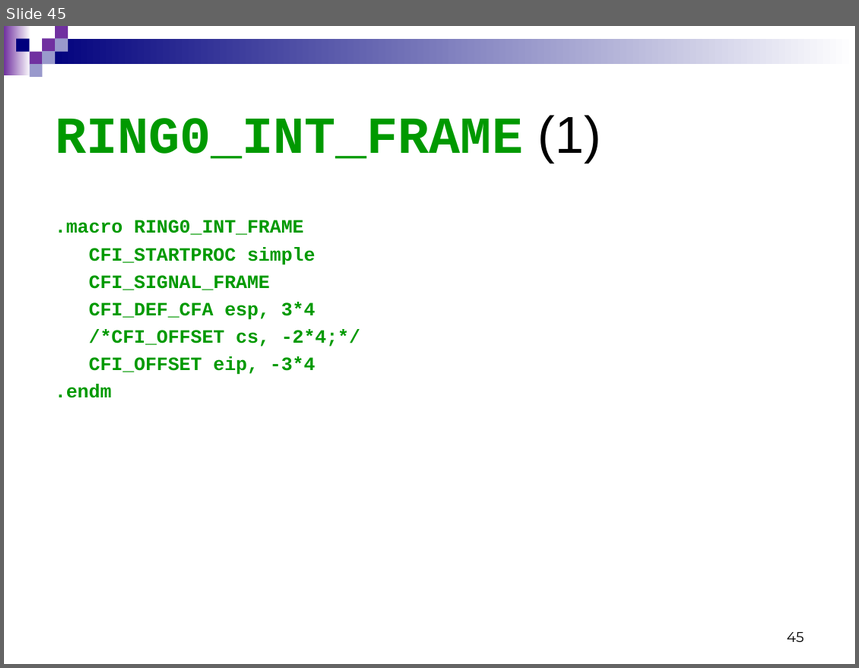
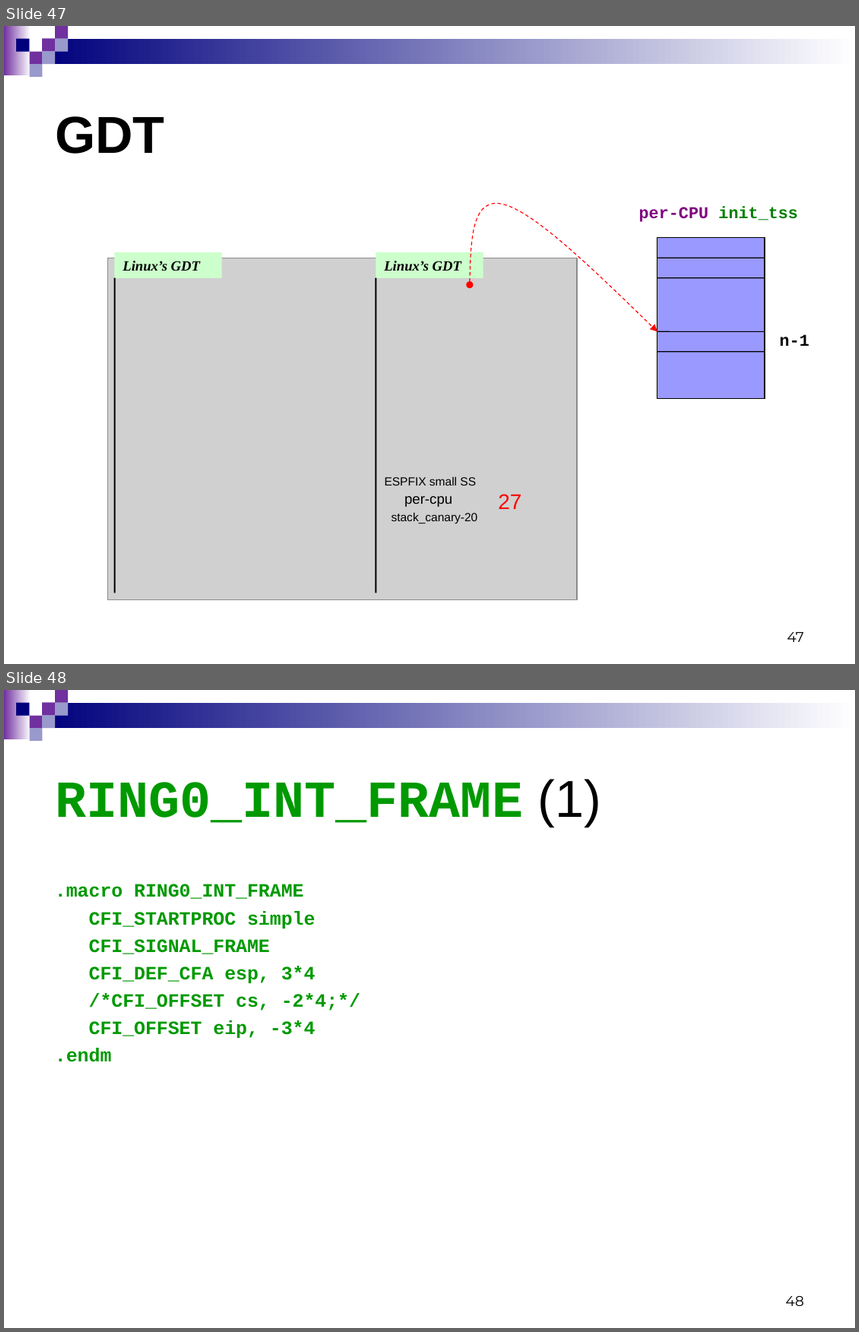
Before and after one commit to Cuda-Chen/Linux-Operating-System, a slide deck: linuxLecture_system_call_3_9.ppt. Shown one above the other, each under a label of ours: slide 45 before the commit, slides 47 and 48 after it. The pictures are 859x668 and 859x1332 pixels, drawn with LibreOffice and Linux fonts; fonts in the diff are those of the drawing; grey boxes stand for pictures. Boxes give left, top, right and bottom in pixels: in the first picture for what was removed or moved away, otherwise in the second. Text is boxed around its words. In the diff, an @@ line names an element or a change of style, - is before the commit and + after.

```diff
--- a/linuxLecture_system_call_3_9.ppt
+++ b/linuxLecture_system_call_3_9.ppt
@@ slide 47 added at (x1=4, y1=26, x2=855, y2=664), background #FFFFFF; not listed: 9 template elements that a slide beside it also shows @@
@@ title added at (x1=55, y1=116, x2=164, y2=154), 44 pt, text #000000, bold @@
+GDT
@@ freeform shape added at (x1=470, y1=196, x2=658, y2=332), outline #FF0000 0.74 pt dashed @@
@@ text added at (x1=639, y1=206, x2=798, y2=222), 14 pt, text #008000, bold @@
+per-CPU init_tss
@@ rectangle added at (x1=115, y1=252, x2=222, y2=278), fill #CCFFCC, 12 pt, text #000000, bold, italic @@
+Linux’s GDT
@@ rectangle added at (x1=376, y1=252, x2=484, y2=278), fill #CCFFCC, 12 pt, text #000000, bold, italic @@
+Linux’s GDT
@@ rectangle added at (x1=658, y1=238, x2=765, y2=399), fill #9999FF, outline #000000 0.74 pt @@
@@ picture added at (x1=108, y1=259, x2=577, y2=601) @@
@@ line added from (658, 259) to (765, 259), #000000 0.74 pt @@
@@ line added from (115, 278) to (115, 593), #000000 1.25 pt @@
@@ line added from (376, 278) to (376, 593), #000000 1.25 pt @@
@@ line added from (658, 278) to (765, 278), #000000 0.74 pt @@
@@ line added from (658, 332) to (765, 332), #000000 0.74 pt @@
@@ text added at (x1=780, y1=335, x2=810, y2=346), 14 pt, text #000000, bold @@
+n-1
@@ line added from (658, 352) to (765, 352), #000000 0.74 pt @@
@@ text added at (x1=385, y1=477, x2=476, y2=486), 10 pt, text #000000 @@
+ESPFIX small SS
@@ text added at (x1=405, y1=496, x2=452, y2=507), 12 pt, text #000000 @@
+per-cpu
@@ text added at (x1=498, y1=494, x2=522, y2=509), 18 pt, text #FF0000 @@
+27
@@ text added at (x1=392, y1=512, x2=478, y2=525), 10 pt, text #000000 @@
+stack_canary-20
@@ page number added at (x1=788, y1=632, x2=804, y2=642), 12 pt, text #000000 @@
+47
@@ what was slide 45 is now slide 48 @@
@@ page number at (x1=786, y1=1296, x2=804, y2=1306): text changed @@
-45
+48
```
Also in this commit, not shown: 7 slides changed, 3 other slides added, 1 other file.
